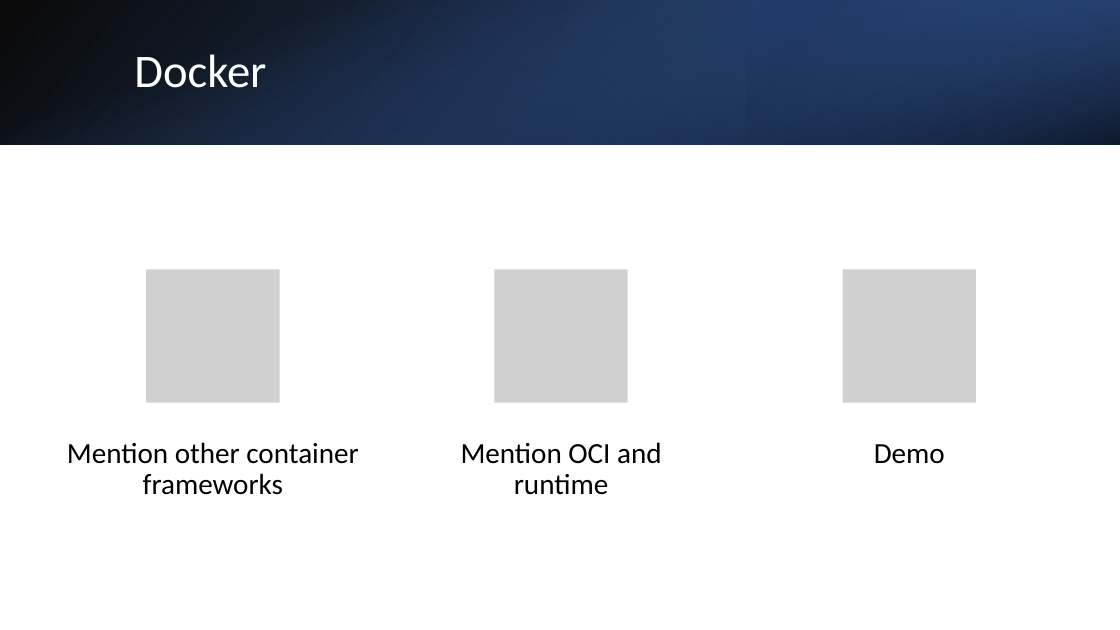
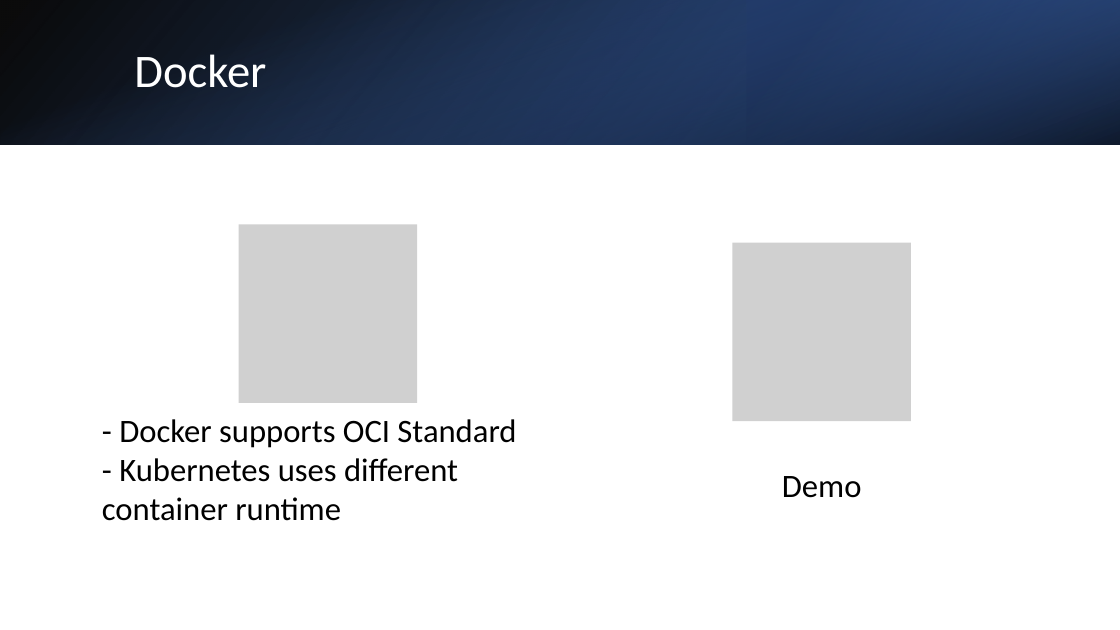
Before and after one commit to casimiri/k8stech, a slide deck: slide 6 of slides/Introduction to Kubernetes.pptx. Drawn at 1120x630 pixels with LibreOffice and Linux fonts; fonts in the diff are those of the drawing; grey boxes stand for pictures. Boxes give left, top, right and bottom in pixels: in the first picture for what was removed or moved away, otherwise in the second. Text is boxed around its words. In the diff, an @@ line names an element or a change of style, - is before the commit and + after.

Commit message:
Added container slides

```diff
--- a/slides/Introduction to Kubernetes.pptx
+++ b/slides/Introduction to Kubernetes.pptx
@@ picture added at bbox=[239, 224, 418, 403] @@
@@ picture: place and size @@
-picture at bbox=[495, 270, 628, 403]
+picture at bbox=[733, 243, 912, 422]
@@ group removed at bbox=[67, 270, 976, 495]: 2 pictures, 2 texts @@
-Mention other container frameworks
-Mention OCI and runtime
@@ text added at bbox=[102, 419, 516, 521], 28 pt, text #000000 @@
+- Docker supports OCI Standard
+- Kubernetes uses different container runtime
@@ text "Demo": place and size @@
-text "Demo" at bbox=[874, 444, 945, 464]
+text "Demo" at bbox=[782, 476, 862, 498]
@@ text "Demo" at bbox=[782, 476, 862, 498]: size 25 to 28 pt; line spacing 0.9 to 1; more space between paragraphs @@
```
Also in this commit, not shown: 1 other slide changed, 1 slide added, 1 slide removed.
